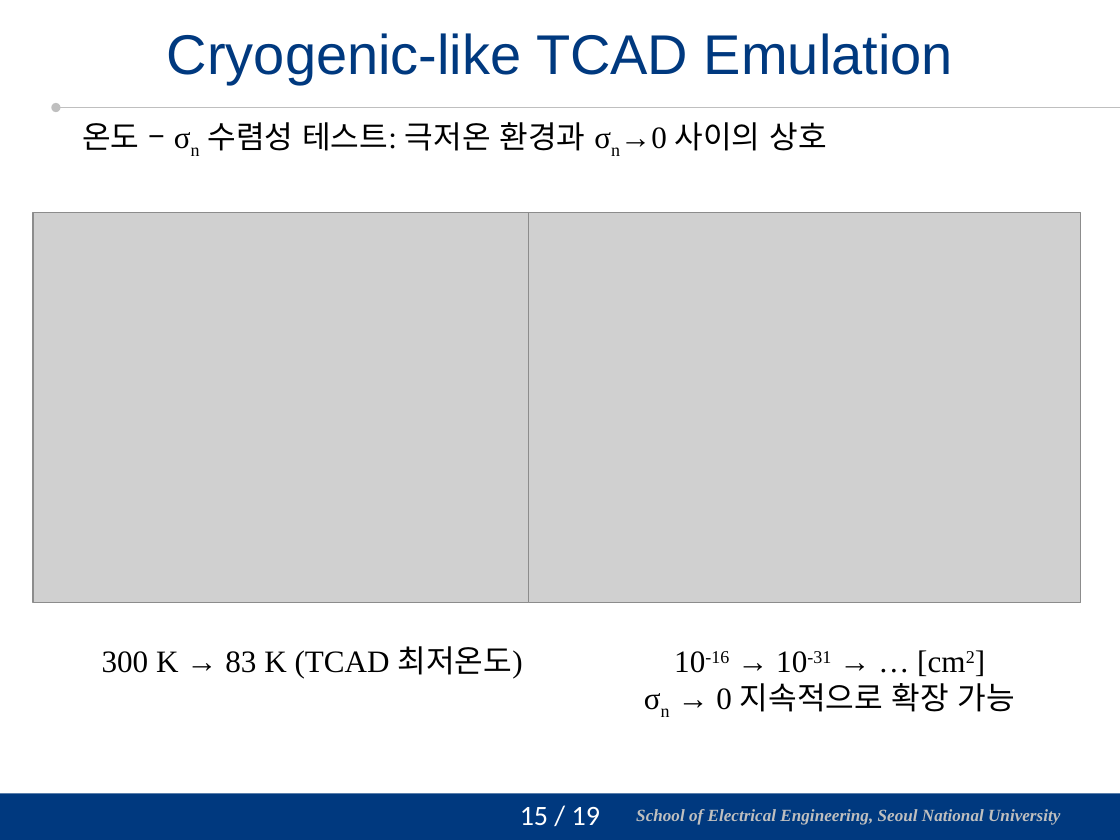
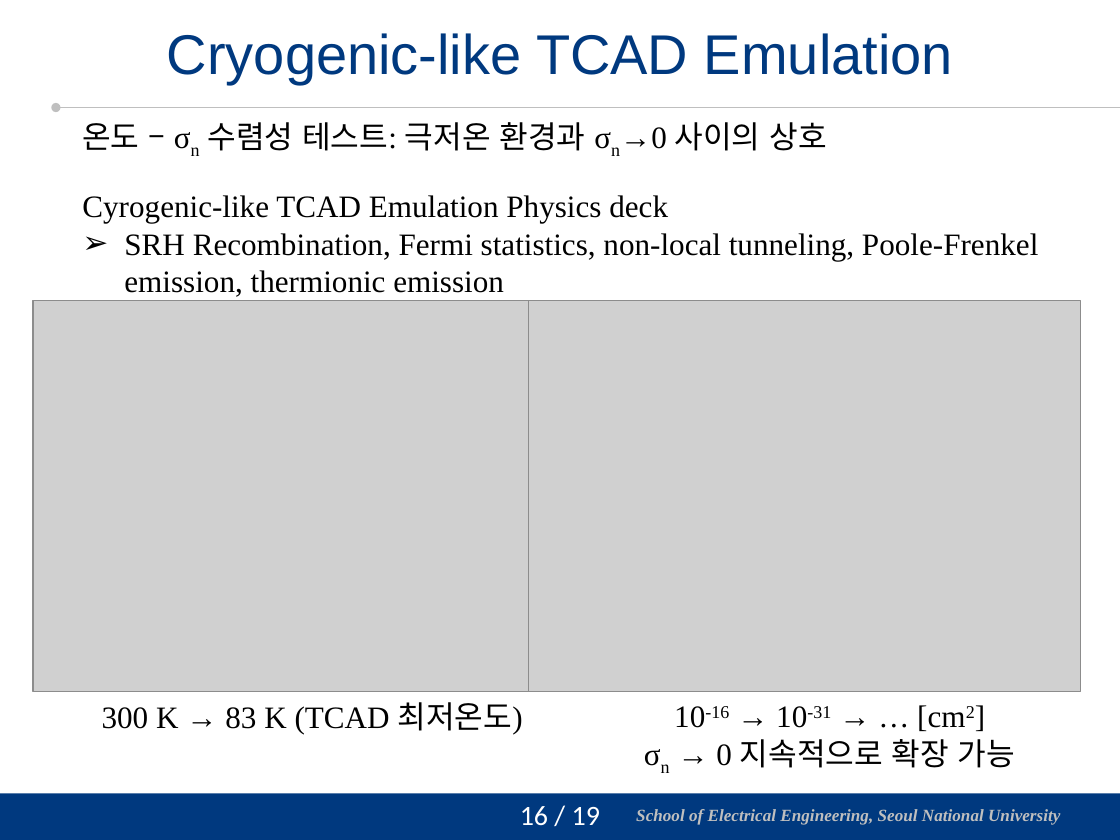
Before and after one commit to vectorcont62-dev/Graduation-SNU-MS, a slide deck: slide 17 of 진명 석사졸업 연구 정리 초안.pptx (slide 16 before the commit). Drawn at 1120x840 pixels with LibreOffice and Linux fonts; fonts in the diff are those of the drawing; grey boxes stand for pictures; background and template pictures are left out. Boxes give left, top, right and bottom in pixels: in the first picture for what was removed or moved away, otherwise in the second. Text is boxed around its words. In the diff, an @@ line names an element or a change of style, - is before the commit and + after.

```diff
--- a/진명 석사졸업 연구 정리 초안.pptx
+++ b/진명 석사졸업 연구 정리 초안.pptx
@@ text added at (x1=82, y1=195, x2=1038, y2=297), 20 pt, text #000000 @@
+Cyrogenic-like TCAD Emulation Physics deck
+➢ SRH Recombination, Fermi statistics, non-local tunneling, Poole-Frenkel emission, thermionic emission
@@ picture moved from (x1=34, y1=213, x2=586, y2=604) to (x1=34, y1=301, x2=586, y2=692) @@
@@ picture moved from (x1=529, y1=213, x2=1081, y2=604) to (x1=529, y1=301, x2=1081, y2=692) @@
@@ text "300 K → 83 K ..." moved from (x1=102, y1=646, x2=523, y2=679) to (x1=102, y1=702, x2=523, y2=735) @@
@@ text "10-16 → 10-31 → … ..." moved from (x1=674, y1=651, x2=1015, y2=712) to (x1=674, y1=706, x2=1015, y2=768) @@
@@ page number at (x1=520, y1=806, x2=600, y2=826): text changed @@
-15 / 19
+16 / 19
```
Also in this commit, not shown: 17 other slides changed, 31 other files.
